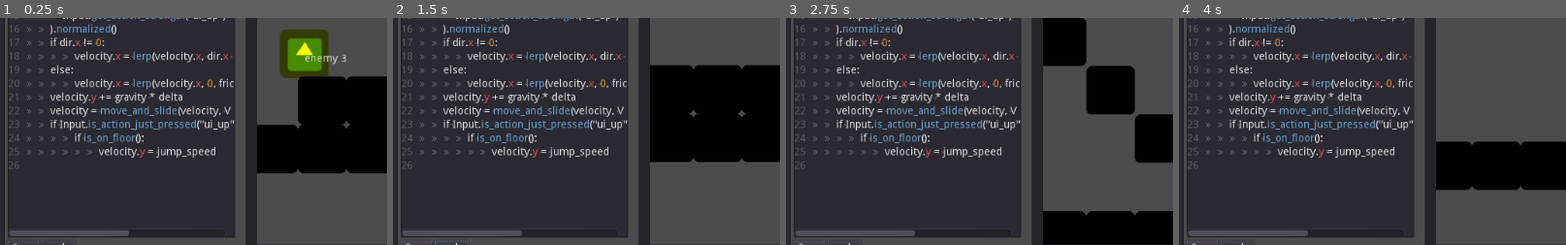
Above: before the commit, frames 1-4 (left to right).
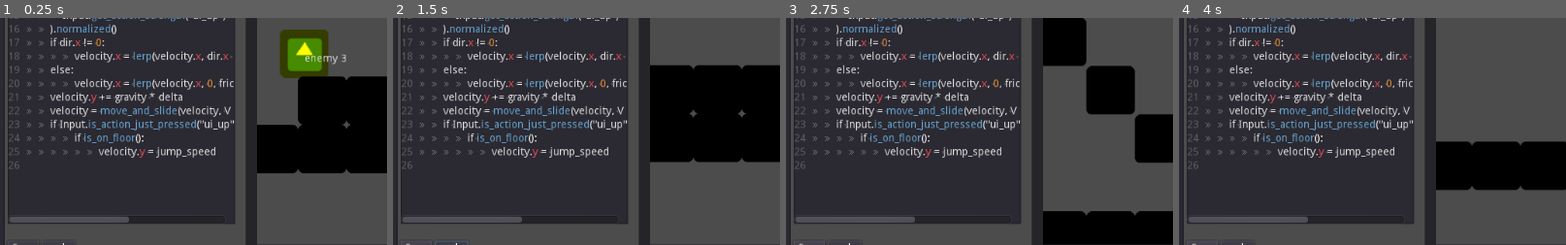
Above: after the commit, the same moments.

Repository: GDQuest/learn-gdscript
Game: Godot game, scene res://ScenePlayer.tscn
Two runs of this game, one before a commit and one after it. Both use one fixed random seed, a clock stepped at 60 frames per second and the inputs below. The engine's default icon, where the game draws it, is replaced by a stand-in: a white triangle on a blue panel in a dark square.
Inputs:
- Up to frame 1 (0.25 s): no input
- Up to frame 2 (1.5 s): click "Save" at 0.5 s; hold Right (ui_right) from 1.28 s (still down)
- Up to frame 3 (2.75 s): keep holding Right (ui_right); tap Up (ui_up) at 1.52, 2.27 s
- Up to frame 4 (4 s): release Right (ui_right) at 2.78 s; hold Left (ui_left) 2.78-3.53 s; hold Right (ui_right) from 3.53 s (still down); tap Up (ui_up) at 3.77 s
The pictures show only the part of the screen within x 10-60%, y 46-96%; the shares and areas given below are measured in that part.

The runs differ from the first frame. In frame 1, 3.0% of the frame differs, in the area x 2-61%, y 87-97%; in frame 2, 3.0%; in frame 3, 3.0%; in frame 4, 3.0%.

Commit message:
Enables connection to LSP server

Diff:
--- /dev/null
+++ b/HTTPRequest.gd
@@ -0,0 +1,81 @@
+# HTTPClient demo
+# This simple class can do HTTP requests; it will not block, but it needs to be polled.
+
+func _init(host, port, path):
+	var http = HTTPClient.new() # Create the Client.
+
+	var could_request_connection = http.connect_to_host(host, port) == OK
+	assert(could_request_connection, "could not open a connection to %s:%s"%[host, port])
+
+	# Wait until resolved and connected.
+	while http.get_status() == HTTPClient.STATUS_CONNECTING or http.get_status() == HTTPClient.STATUS_RESOLVING:
+		http.poll()
+		if not OS.has_feature("web"):
+			OS.delay_msec(500)
+		else:
+			yield(Engine.get_main_loop(), "idle_frame")
+
+	var could_connect = http.get_status() == HTTPClient.STATUS_CONNECTED
+	assert(could_connect, "could not connect to %s:%s"%[host, port])
+
+	# Some headers
+	var headers = [
+		"User-Agent: Pirulo/1.0 (Godot)",
+		"Accept: */*"
+	]
+
+	var could_request = http.request(HTTPClient.METHOD_POST, path, headers)
+	assert(could_request, "could not request the path %s:%s/%s"%[host, port, path])
+
+	while http.get_status() == HTTPClient.STATUS_REQUESTING:
+		http.poll()
+		if OS.has_feature("web"):
+			# Synchronous HTTP requests are not supported on the web,
+			# so wait for the next main loop iteration.
+			yield(Engine.get_main_loop(), "idle_frame")
+		else:
+			OS.delay_msec(500)
+
+	assert(http.get_status() == HTTPClient.STATUS_BODY or http.get_status() == HTTPClient.STATUS_CONNECTED) # Make sure request finished well.
+
+	print("response? ", http.has_response()) # Site might not have a response.
+
+	if http.has_response():
+		# If there is a response...
+
+		headers = http.get_response_headers_as_dictionary() # Get response headers.
+		print("code: ", http.get_response_code()) # Show response code.
+		print("**headers:\\n", headers) # Show headers.
+
+		# Getting the HTTP Body
+
+		if http.is_response_chunked():
+			# Does it use chunks?
+			print("Response is Chunked!")
+		else:
+			# Or just plain Content-Length
+			var bl = http.get_response_body_length()
+			print("Response Length: ", bl)
+
+		# This method works for both anyway
+
+		var rb = PoolByteArray() # Array that will hold the data.
+
+		while http.get_status() == HTTPClient.STATUS_BODY:
+			# While there is body left to be read
+			http.poll()
+			# Get a chunk.
+			var chunk = http.read_response_body_chunk()
+			if chunk.size() == 0:
+				if not OS.has_feature("web"):
+					# Got nothing, wait for buffers to fill a bit.
+					OS.delay_usec(1000)
+				else:
+					yield(Engine.get_main_loop(), "idle_frame")
+			else:
+				rb = rb + chunk # Append to read buffer.
+		# Done!
+
+		print("bytes got: ", rb.size())
+		var text = rb.get_string_from_ascii()
+		print("Text: ", text)
--- a/ScenePlayer.gd
+++ b/ScenePlayer.gd
@@ -18,6 +18,9 @@
 
 export(NodePath) var pause_button_node := "VBoxContainer/HBoxContainer/ToolButton"
 onready var pause_button: Button = get_node(pause_button_node)
+
+export(NodePath) var errors_label_node := "MarginContainer/HBoxContainer/VBoxContainer/LabelErrors"
+onready var errors_label: Label = get_node(errors_label_node)
 
 export(PackedScene) var scene_file:PackedScene = preload("res://game/Game.tscn") setget set_scene_file
 
@@ -53,7 +56,18 @@
 	var file_index := file_list.get_selected_items()[0]
 	var current_script: ScriptManager = file_list.get_item_metadata(file_index)
 	var new_text = text_edit.text
-	current_script.apply(new_text)
+	current_script.attempt_apply(new_text)
+	errors_label.text = ""
+	var errors = yield(current_script, "errors")
+	if errors.size():
+		for error in errors:
+			#var code = error.code
+			var message = error.message
+			var range_start = error.range.start
+			#var range_end = error.range.end
+			#var severity = error.severity
+			var error_string = "ERROR: %s:%s:%s"%[message, range_start.line, range_start.character]
+			errors_label.text += error_string
 
 func _on_pause_pressed() -> void:
 	_scene_is_paused = not _scene_is_paused
--- a/ScenePlayer.tscn
+++ b/ScenePlayer.tscn
@@ -36,7 +36,7 @@
 
 [node name="TextEdit" type="TextEdit" parent="MarginContainer/HBoxContainer/VBoxContainer"]
 margin_right = 300.0
-margin_bottom = 556.0
+margin_bottom = 538.0
 rect_min_size = Vector2( 300, 0 )
 size_flags_vertical = 3
 text = "asadadaasddad"
@@ -48,6 +48,12 @@
 smooth_scrolling = true
 caret_block_mode = true
 caret_blink = true
+
+[node name="LabelErrors" type="Label" parent="MarginContainer/HBoxContainer/VBoxContainer"]
+margin_top = 542.0
+margin_right = 300.0
+margin_bottom = 556.0
+custom_colors/font_color = Color( 1, 0, 0, 1 )
 
 [node name="HBoxContainer" type="HBoxContainer" parent="MarginContainer/HBoxContainer/VBoxContainer"]
 margin_top = 560.0
--- a/ScriptManager.gd
+++ b/ScriptManager.gd
@@ -1,5 +1,10 @@
 # Manages one script. Maintains a list of nodes using that script, and can
 # replace their script
+
+const ScriptVerifier := preload("./ScriptVerifier.gd")
+
+signal errors(errors)
+
 var nodes := []
 var original_script := ""
 var current_script := ""
@@ -7,9 +12,11 @@
 var file_path := ""
 var name := ""
 var cached_file := false
+var _node: Node
 
-func _init(initial_script: GDScript) -> void:
+func _init(initial_script: GDScript, node: Node) -> void:
 	script_object = initial_script
+	_node = node
 	name = script_object.resource_path.get_file().get_basename()
 	original_script = script_object.source_code
 	current_script = original_script
@@ -24,7 +31,7 @@
 
 # Takes the provided string, compiles it as a new GDScript, saves it to the user's
 # data dir, and applies it to each node using the script
-func apply(new_script_text: String) -> void:
+func attempt_apply(new_script_text: String) -> void:
 	if new_script_text == current_script:
 			return
 	var new_script = GDScript.new()
@@ -32,16 +39,30 @@
 	var suffix = ".b" if cached_file else ".a"
 	var current_file_name = file_path+suffix+".gd"
 	ResourceSaver.save(current_file_name, new_script)
-	if not test(current_file_name):
+	var verifier = ScriptVerifier.new(_node, new_script_text)
+	verifier.test()
+	var errors: Array = yield(verifier,"errors")
+	var severity = 100
+	if errors.size():
+		for i in range(errors.size() - 1, -1, -1):
+			var error = errors[i]
+			if error.code == 16: # unused return value
+				errors.remove(i)
+		for error in errors:
+			severity = min(severity, error.severity)
+	if severity < 2:
+		emit_signal("errors", errors)
 		return
 	for node in nodes:
 		node.script = load(current_file_name)
 	cached_file = not cached_file
 	current_script = new_script_text
+	emit_signal("errors", errors)
 
 # tests a script to verify it is valid (no syntax errors)
-static func test(current_file_name: String) -> bool:
-	var test_file = load(current_file_name)
+# In the editor, this stops the process
+func test(current_file_name: String) -> bool:
+	var test_file: Resource = load(current_file_name)
 	var test_instance = test_file.new()
 	if test_instance != null:
 		return true
--- /dev/null
+++ b/ScriptVerifier.gd
@@ -0,0 +1,37 @@
+const http_request_name = '___HTTP_REQUEST___'
+
+signal errors(errors)
+
+var _node: Node
+var _new_script_text: String
+
+func _init(attached_node: Node, new_script_text: String):
+	_node = attached_node
+	_new_script_text = new_script_text
+
+func append_http_request_node() -> HTTPRequest:
+	var http_request = HTTPRequest.new()
+	http_request.name = http_request_name
+	http_request.connect("request_completed", self, "_on_http_request_completed")
+	_node.add_child(http_request)
+	return http_request
+
+func remove_http_request_node() -> void:
+	var previous_http_request = _node.get_node_or_null(http_request_name)
+	if previous_http_request:
+		previous_http_request.queue_free()
+
+func _on_http_request_completed(_result: int, _response_code: int, _headers: PoolStringArray, body: PoolByteArray):
+	var response = parse_json(body.get_string_from_utf8())
+	remove_http_request_node()
+	emit_signal("errors", response)
+
+func test():
+	remove_http_request_node()
+	var http_request := append_http_request_node()
+	var url = "http://localhost:3000"
+	var query = "file=%s"%[_new_script_text.percent_encode()]
+	var headers = PoolStringArray([
+		"Content-Type: application/x-www-form-urlencoded"
+	])
+	http_request.request(url, headers, false, HTTPClient.METHOD_POST, query)
--- a/ScriptsRepository.gd
+++ b/ScriptsRepository.gd
@@ -8,7 +8,7 @@
 func add_script(script:GDScript, node: Node) -> void:
 	var script_path := script.resource_path
 	if not (script_path in repository):
-		repository[script_path] = ScriptManager.new(script)
+		repository[script_path] = ScriptManager.new(script, node)
 
 	repository[script_path].nodes.append(node)
 
